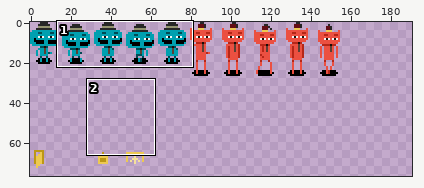
Sprite sheet, stored at res/sprites.png. Above: a wide view before the commit, with the close-up outlined.
Close-up. First the earlier version:
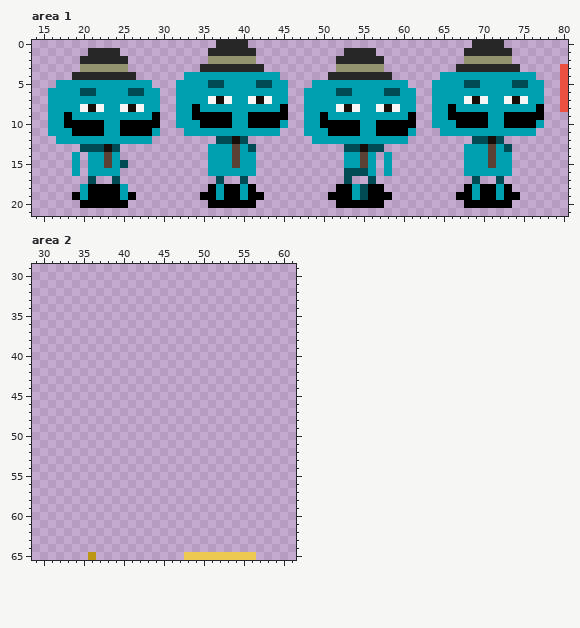
The file is 256x256 pixels. Shown: area 1: x 14..80, y 0..21; area 2: x 29..61, y 29..65. The wide view leaves out empty margins. The commit also changed other parts of the picture, which this record leaves out.
After the commit:
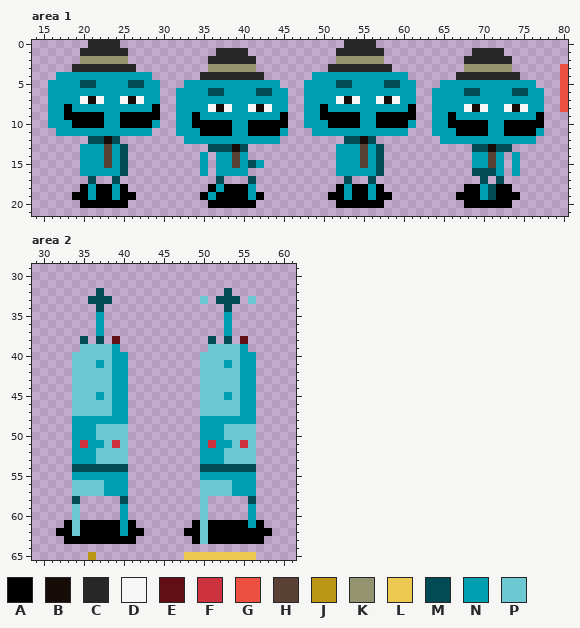
Palette (. is transparent): A #000000  B #170d08  C #272727  D #f6f6f6  E #630e15  F #cc333f  G #eb5041  H #5b4034  J #bc9716  K #93936f  L #edc951  M #004b54  N #00a0b0  P #6cc8d1
Difference:
--- area 1
@@ x 14..80 @@
- 0 .......................CCCC............................CCCC........
- 1 .......CCCC...........CCCCCC...........CCCC...........CCCCCC.......
- 2 ......CCCCCC..........KKKKKK..........CCCCCC..........KKKKKK.......
- 3 ......KKKKKK.........CCCCCCCC.........KKKKKK.........CCCCCCCC.....G
- 4 .....CCCCCCCC......NNNNNNNNNNNN......CCCCCCCC......NNNNNNNNNNNN...G
- 5 ...NNNNNNNNNNNN...NNNNMMNNNNMMNN...NNNNNNNNNNNN...NNNNMMNNNNMMNN..G
- 6 ..NNNNMMNNNNMMNN..NNNNNNNNNNNNNN..NNNNMMNNNNMMNN..NNNNNNNNNNNNNN..G
- 7 ..NNNNNNNNNNNNNN..NNNNDBDNNDBDNN..NNNNNNNNNNNNNN..NNNNDBDNNDBDNN..G
- 8 ..NNNNDBDNNDBDNN..NNANNNNNNNNNNA..NNNNDBDNNDBDNN..NNANNNNNNNNNNA..G
- 9 ..NNANNNNNNNNNNA..NNAAAAANNAAAAA..NNANNNNNNNNNNA..NNAAAAANNAAAAA...
-10 ..NNAAAAANNAAAAA..NNNAAAANNAAAAN..NNAAAAANNAAAAA..NNNAAAANNAAAAN...
-11 ..NNNAAAANNAAAAN...NNNNNNNNNNNN...NNNAAAANNAAAAN...NNNNNNNNNNNN....
-12 ...NNNNNNNNNNNN........MMBM........NNNNNNNNNNNN........MMBM........
-13 ......MMMBM...........NNNHNM...........MMBMM..........NNNHNM.......
-14 .....N.NNHN...........NNNHNN...........NNHN.N.........NNNHNN.......
-15 .....N.NNHNM..........NNNHNN...........NNHN.N.........NNNHNN.......
-16 .....N.NNNN...........NNNNNN...........MMMN.N.........NNNNNN.......
-17 .......M..M............M..M............M..M............M..M........
-18 ......NAAAAN..........ANAANA..........AANMAA..........ANAANA.......
-19 .....ANAAAANA........AANAANAA........AAANMAAA........AANAANAA......
+ 0 .......CCCC............................CCCC........................
+ 1 ......CCCCCC...........CCCC...........CCCCCC...........CCCC........
+ 2 ......KKKKKK..........CCCCCC..........KKKKKK..........CCCCCC.......
+ 3 .....CCCCCCCC.........KKKKKK.........CCCCCCCC.........KKKKKK......G
+ 4 ...NNNNNNNNNNNN......CCCCCCCC......NNNNNNNNNNNN......CCCCCCCC.....G
+ 5 ..NNNNMMNNNNMMNN...NNNNNNNNNNNN...NNNNMMNNNNMMNN...NNNNNNNNNNNN...G
+ 6 ..NNNNNNNNNNNNNN..NNNNMMNNNNMMNN..NNNNNNNNNNNNNN..NNNNMMNNNNMMNN..G
+ 7 ..NNNNDBDNNDBDNN..NNNNNNNNNNNNNN..NNNNDBDNNDBDNN..NNNNNNNNNNNNNN..G
+ 8 ..NNANNNNNNNNNNA..NNNNDBDNNDBDNN..NNANNNNNNNNNNA..NNNNDBDNNDBDNN..G
+ 9 ..NNAAAAANNAAAAA..NNANNNNNNNNNNA..NNAAAAANNAAAAA..NNANNNNNNNNNNA...
+10 ..NNNAAAANNAAAAN..NNAAAAANNAAAAA..NNNAAAANNAAAAN..NNAAAAANNAAAAA...
+11 ...NNNNNNNNNNNN...NNNAAAANNAAAAN...NNNNNNNNNNNN...NNNAAAANNAAAAN...
+12 .......MMBM........NNNNNNNNNNNN........MMBM........NNNNNNNNNNNN....
+13 ......NNNHNM..........MMMBM...........NNNHNM...........MMBMM.......
+14 ......NNNHNM.........N.NNHN...........NNNHNM...........NNHN.N......
+15 ......NNNHNM.........N.NNHNMN.........NNNHNM...........NNHN.N......
+16 ......NNNNNM.........N.NNNN...........NNNNNM...........MMMN.N......
+17 .......M..M............M...M...........M..M.............M.M........
+18 ......ANAANA..........ANAAAN..........ANAANA..........AANMAA.......
+19 .....AANAANAA........ANAAAANA........AANAANAA........AAANMAAA......
 20 ......AAAAAA..........AAAAAA..........AAAAAA..........AAAAAA.......
--- area 2
@@ x 29..61 @@
 31 .................................
-32 .................................
-33 .................................
-34 .................................
-35 .................................
-36 .................................
-37 .................................
-38 .................................
-39 .................................
-40 .................................
-41 .................................
-42 .................................
-43 .................................
-44 .................................
-45 .................................
-46 .................................
-47 .................................
-48 .................................
-49 .................................
-50 .................................
-51 .................................
-52 .................................
-53 .................................
-54 .................................
-55 .................................
-56 .................................
-57 .................................
-58 .................................
-59 .................................
-60 .................................
-61 .................................
-62 .................................
-63 .................................
+32 ........M...............M........
+33 .......MMM...........P.MMM.P.....
+34 ........M...............M........
+35 ........N...............N........
+36 ........N...............N........
+37 ........N...............N........
+38 ......M.M.E...........M.M.E......
+39 ......PPPPN...........PPPPN......
+40 .....PPPPPNN.........PPPPPNN.....
+41 .....PPPNPNN.........PPPNPNN.....
+42 .....PPPPPNN.........PPPPPNN.....
+43 .....PPPPPNN.........PPPPPNN.....
+44 .....PPPPPNN.........PPPPPNN.....
+45 .....PPPNPNN.........PPPNPNN.....
+46 .....PPPPPNN.........PPPPPNN.....
+47 .....PPPPPNN.........PPPPPNN.....
+48 .....NNNNNNN.........NNNNNNN.....
+49 .....NNNPPPP.........NNNPPPP.....
+50 .....NNNPPPP.........NNNPPPP.....
+51 .....NFNNPFP.........NFNNPFP.....
+52 .....NNNPPPP.........NNNPPPP.....
+53 .....NNNPPPP.........NNNPPPP.....
+54 .....MMMMMMM.........MMMMMMM.....
+55 .....NNNNNNN.........NNNNNNN.....
+56 .....PPPPNNN.........PPPPNNN.....
+57 .....PPPPNNN.........PPPPNNN.....
+58 .....M.....M.........P.....M.....
+59 .....P.....N.........P.....N.....
+60 .....P.....N.........P.....N.....
+61 ....APAAAAANA.......APAAAAANA....
+62 ...AAPAAAAANAA.....AAPAAAAAAAA...
+63 ....AAAAAAAAA.......APAAAAAAA....
 64 .................................
